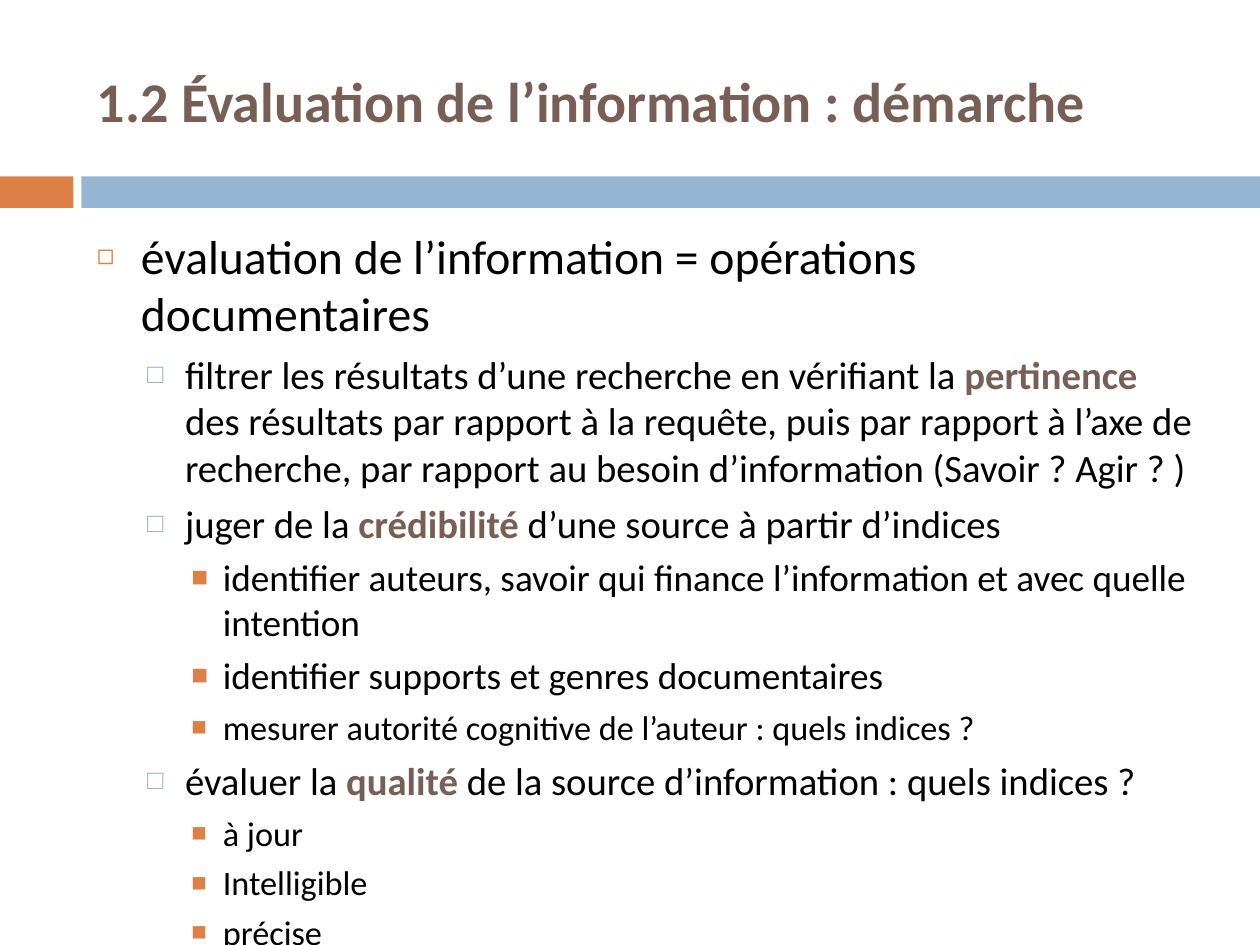
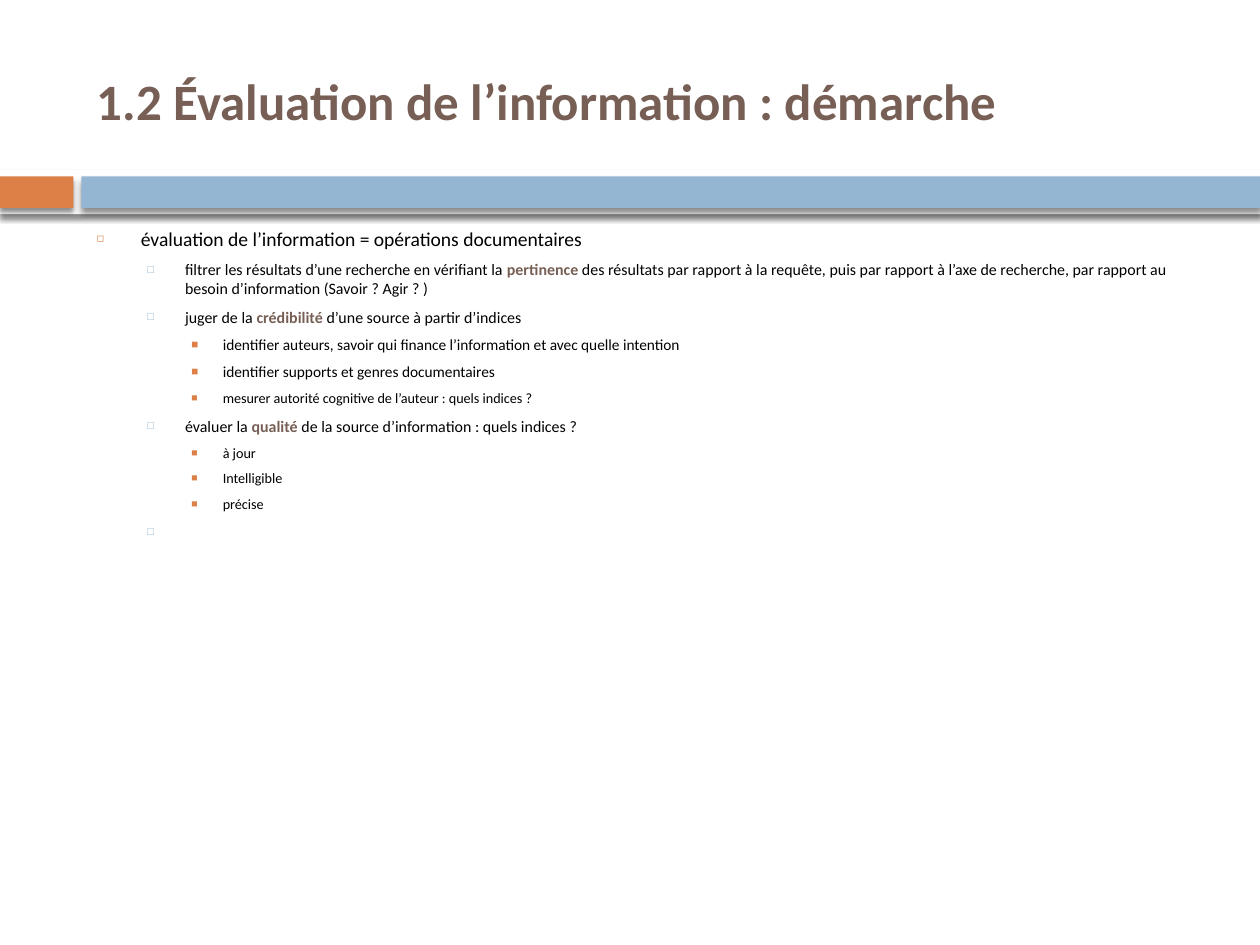
Before and after one commit to martyyann01/td_lyon3, a slide deck: slide 28 of Trait_Doc/Cours/Support_Cours.pptx. Drawn at 1260x945 pixels with LibreOffice and Linux fonts; fonts in the diff are those of the drawing. Boxes give left, top, right and bottom in pixels: in the first picture for what was removed or moved away, otherwise in the second. Text is boxed around its words. In the diff, an @@ line names an element or a change of style, - is before the commit and + after.

```diff
--- a/Trait_Doc/Cours/Support_Cours.pptx
+++ b/Trait_Doc/Cours/Support_Cours.pptx
@@ text "1.2 Évaluation de l’information : ..." at [97,78,996,121]: size 32 to 29.1 pt @@
@@ rectangle at [0,176,73,208]: shadow on @@
@@ rectangle added at [0,170,1260,214], fill #FFFFFF @@
@@ rectangle at [82,176,1260,208]: shadow on @@
@@ text at [141,232,1166,512]: paragraph removed @@
-  □ croiser, comparer les sources : quels indices ?
@@ text "évaluation de l’information = opérations ..." at [141,232,1166,512]: size 27.2 to 11.2 pt in "évaluation de l’information = opérations documentaires"; size 22.1 to 9.1 pt in "filtrer les résultats d’une recherche en vérifiant ...", "juger de la crédibilité d’une source à ...", "évaluer la qualité de la source d’information ..."; size 21.2 to 8.8 pt in "identifier auteurs, savoir qui finance l’information et ...", "identifier supports et genres documentaires"; size 19.6 to 8.1 pt in "mesurer autorité cognitive de l’auteur : quels ...", "à jour", "Intelligible", "précise" @@
```
Also in this commit, not shown: 72 other slides changed, 19 other files.
